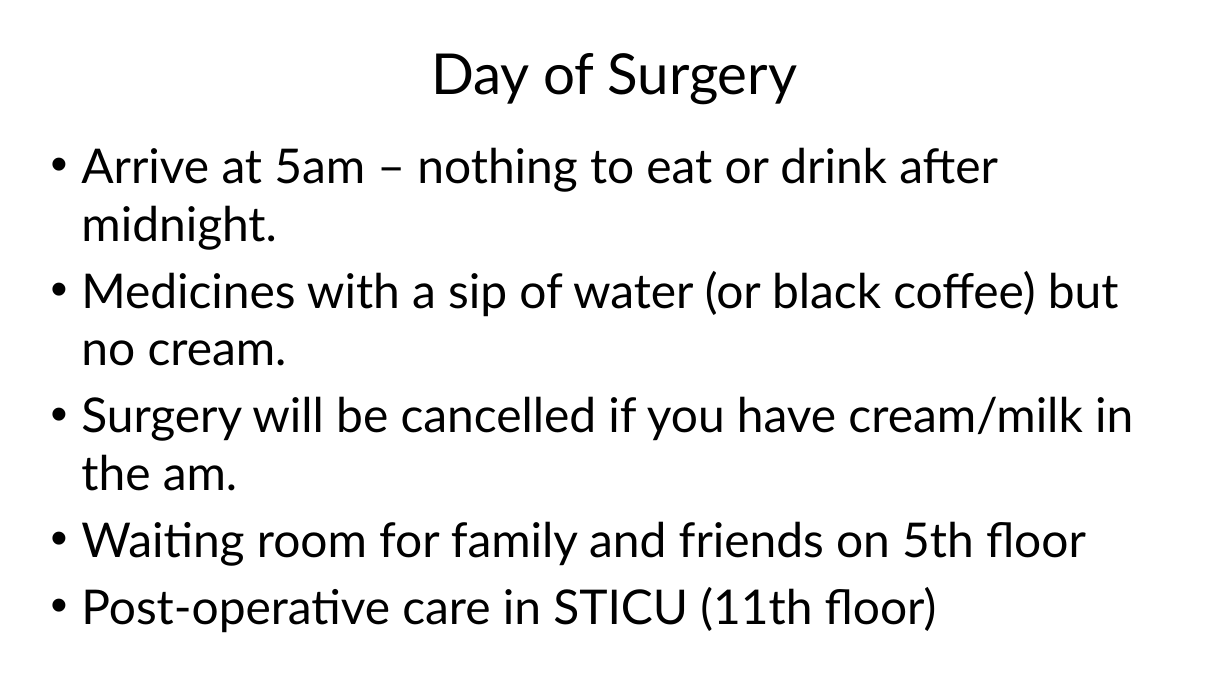
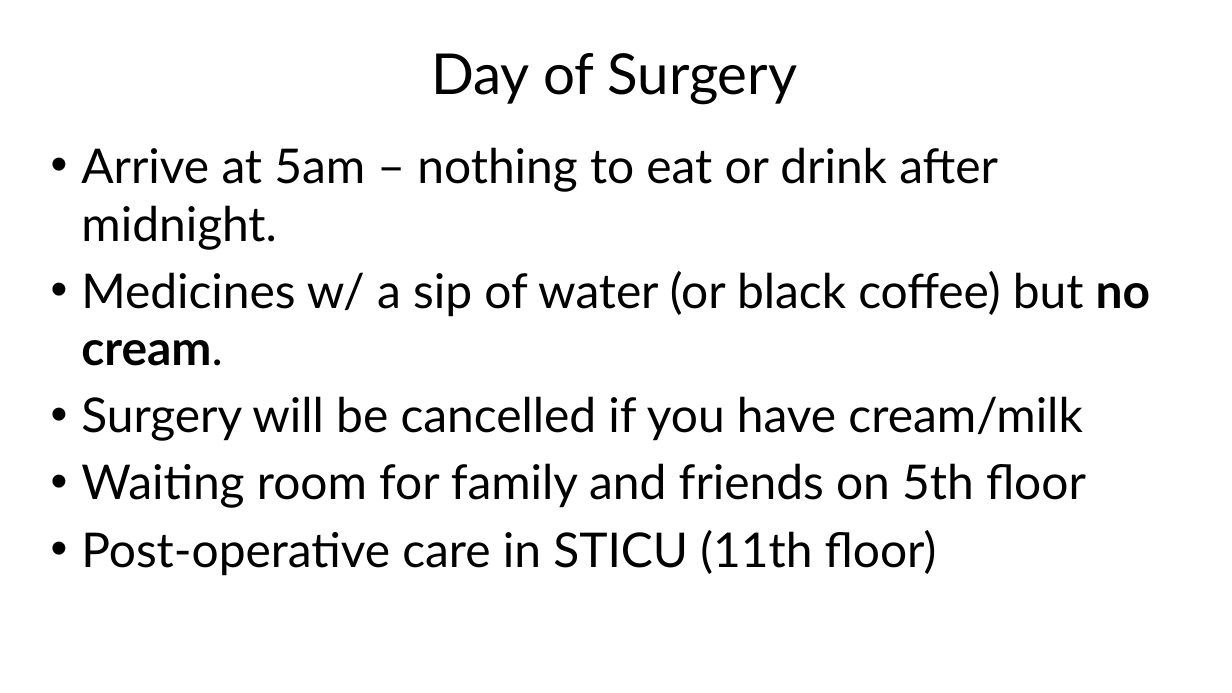
Before and after one commit to jcsalo/patient_education, a slide deck: slide 30 of lci_surgery.pptx. Drawn at 1232x693 pixels with LibreOffice and Linux fonts; fonts in the diff are those of the drawing. Boxes give left, top, right and bottom in pixels: in the first picture for what was removed or moved away, otherwise in the second. Text is boxed around its words. In the diff, an @@ line names an element or a change of style, - is before the commit and + after.

```diff
--- a/lci_surgery.pptx
+++ b/lci_surgery.pptx
@@ text at box(81, 271, 1150, 441): text changed @@
-• Medicines with a sip of water (or black coffee) but no cream.
-• Surgery will be cancelled if you have cream/milk in the am.
+• Medicines w/ a sip of water (or black coffee) but no cream.
+• Surgery will be cancelled if you have cream/milk
```
Also in this commit, not shown: 4 other slides changed, 50 other files.
